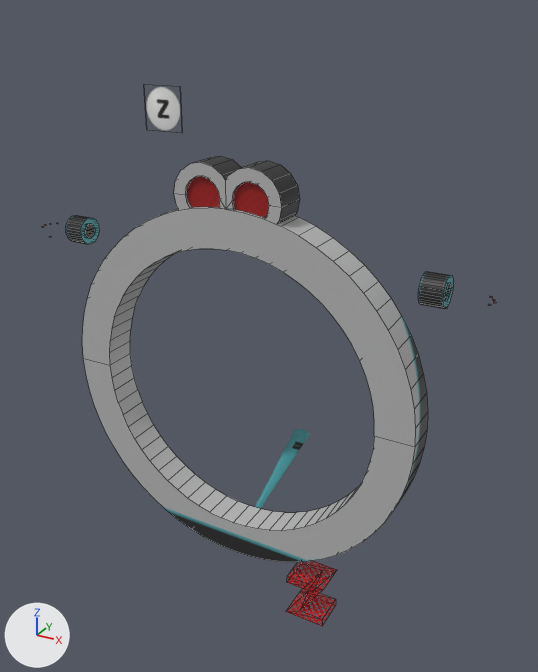
The Blender file Oz-3/models/Oz-3.blend, before and after one commit.
Rendered twice from a camera (50 mm lens) standing at (1.009, -1.655, 1.824) and looking at (0.011, 0.161, 0.916). The axes (+X, +Y, +Z) are drawn at lower left. The lights are the same throughout. Both versions are drawn at full value of the shape key 'vrc.v_e' of 'oo_viseme'; the numbers are the values there. Mesh edges are drawn as thin lines on the coarser meshes.

Names of what the first picture shows: 'oo_cylinder_body', 'oo_emotion', 'oo_viseme'.
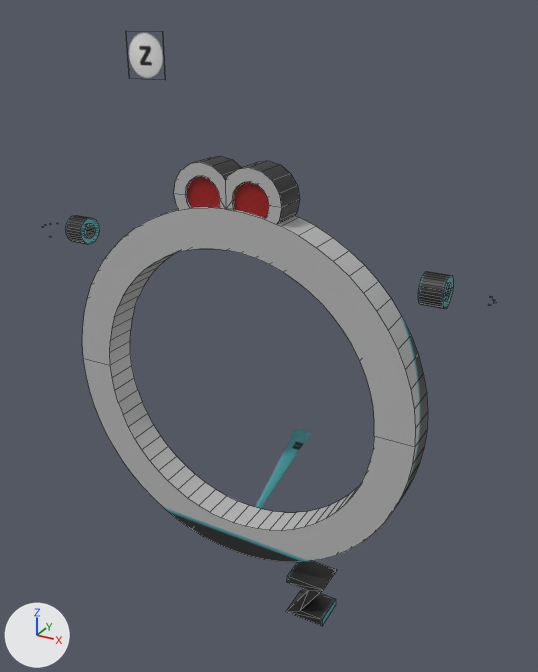
Changed parts and their boxes [x1, y1, x2, y2] in the pictures (538 x 672 px):
'oo_viseme', reshaped
    before: [146, 87, 181, 131]
    after: [128, 32, 164, 78]
part 1 of me_oo_cylinder_body, surface changed (red to black)
    before: [42, 224, 496, 626]
    after: [42, 223, 496, 626]

The change, as a diff of the scene's bpy script:
```diff
--- a/Oz-3/models/Oz-3.blend.py
+++ b/Oz-3/models/Oz-3.blend.py
@@ me_oo_cylinder_body @@
 me_oo_cylinder_body.from_pydata(...)  # 700 vertices, 396 faces; spans x -0.695..0.695, y -0.161..0.05, z -0.006..1.465
 # used by ob_oo_cylinder_body; location = (0.0, 0.0, 0.0)
+# me_oo_cylinder_body part 1: texture (UV) coordinates of 72 of 396 faces, centred in x -0.695..0.695, y -0.08..0.05, z 0.089..1.209, changed; they spanned u 0.16..0.56, v 0.16..0.99 and now span u 0.02..0.51, v 0.16..0.91
 me_oo_cylinder_body.materials.append(mat_oz_3_mat)
@@ me_oo_viseme @@
 me_oo_viseme.from_pydata(...)  # 40 vertices, 10 faces, 20 loose edges; spans x -0.312..-0.165, y 0.038..0.048, z 1.222..1.637
 # used by ob_oo_viseme; parent = ob_oo_cylinder_body; location = (0.0, 0.0, 0.0)
+# me_oo_viseme part 2: the loose piece of 8 vertices spanning x -0.312..-0.192, y 0.045..0.047, z 1.517..1.637 is moved by (-0.047, -0.001, 0.134)
 me_oo_viseme.materials.append(mat_oz_3_mat)
```
